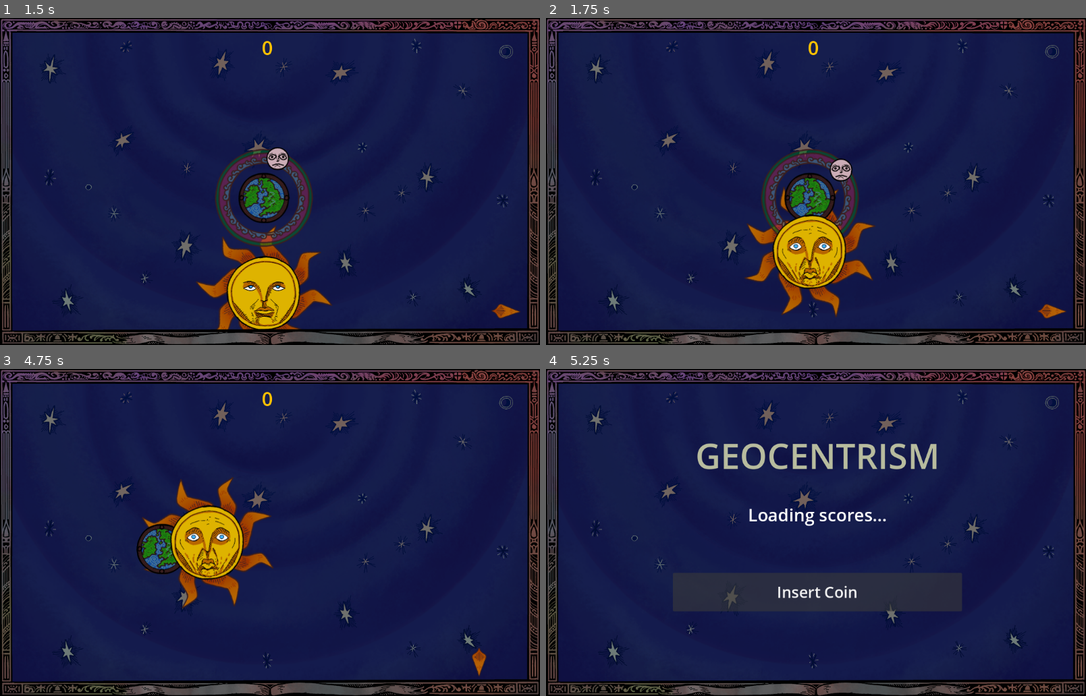
Above: before the commit, frames 1-4 (two rows, left to right).
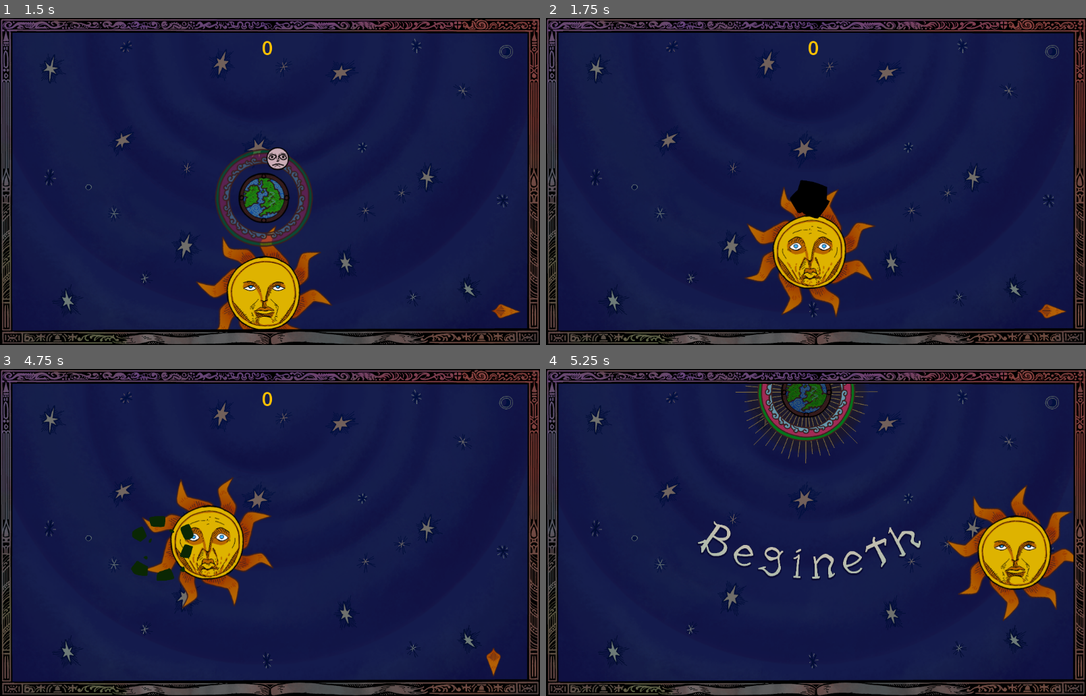
Above: after the commit, the same moments.

Repository: tfr8811/Geocentrism
Game: Godot game, scene res://addons/silent_wolf/Scores/Leaderboard.tscn
Same seed, same stepped clock (60 frames per second), same inputs: the game is played once before the commit and once after it.
Inputs (mouse positions are in pixels of both pictures, inside the frame that each line leads up to):
- Up to frame 1 (1.5 s): click "Insert Coin" at 0.5 s; click (264, 197) at 1.25 s
- Up to frame 2 (1.75 s): no input
- Up to frame 3 (4.75 s): move the mouse to (388, 516) at 2.02 s; press the mouse at (388, 516) at 2.03 s; release the mouse at (388, 516) at 2.75 s; click "Insert Coin" at 2.75 s; click (264, 548) at 3.5 s; move the mouse to (162, 548) at 4.27 s; click (162, 548) at 4.35 s
- Up to frame 4 (5.25 s): click (816, 591) at 5 s, where only the run after the commit has a clickable "Insert Coin"

Frame 1 is identical in both runs. In frame 2, 2.7% of the frame differs, in the area x 39-58%, y 40-67%; in frame 3, 1.6%; in frame 4, 11%, in the area x 28-98%, y 4-78%.

Commit message:
earth explosion
With improved pause for effect

Diff:
--- /dev/null
+++ b/Scenes/Characters/Allies/EarthExplosion.tscn
@@ -0,0 +1,37 @@
+[gd_scene load_steps=7 format=3 uid="uid://d4gjksr3o3dr4"]
+
+[ext_resource type="Texture2D" uid="uid://dsmuy1lyq3lkx" path="res://Assets/Sprites/Particles/MOON 01.png" id="1_urudk"]
+[ext_resource type="Texture2D" uid="uid://w664ap717wie" path="res://Assets/Sprites/Particles/MOON 02.png" id="2_8eylj"]
+[ext_resource type="Texture2D" uid="uid://12ean0kmkhnh" path="res://Assets/Sprites/Particles/MOON 03.png" id="3_chb4s"]
+[ext_resource type="Texture2D" uid="uid://7n5l6g0jo2vs" path="res://Assets/Sprites/Particles/MOON 04.png" id="4_847e8"]
+[ext_resource type="Script" uid="uid://b1awlc4tgvv0m" path="res://Scenes/Characters/Allies/moon_explosion.gd" id="5_kqoc5"]
+
+[sub_resource type="SpriteFrames" id="SpriteFrames_ybw80"]
+animations = [{
+"frames": [{
+"duration": 1.0,
+"texture": ExtResource("1_urudk")
+}, {
+"duration": 1.0,
+"texture": ExtResource("2_8eylj")
+}, {
+"duration": 1.0,
+"texture": ExtResource("3_chb4s")
+}, {
+"duration": 1.0,
+"texture": ExtResource("4_847e8")
+}],
+"loop": false,
+"name": &"default",
+"speed": 10.0
+}]
+
+[node name="EarthExplosion" type="AnimatedSprite2D"]
+modulate = Color(0.137255, 0.513726, 0.0588235, 1)
+z_index = 1
+scale = Vector2(0.5, 0.5)
+sprite_frames = SubResource("SpriteFrames_ybw80")
+script = ExtResource("5_kqoc5")
+earth = true
+
+[connection signal="animation_finished" from="." to="." method="_on_animation_finished"]
--- a/Scenes/Characters/Allies/moon_explosion.gd
+++ b/Scenes/Characters/Allies/moon_explosion.gd
@@ -1,5 +1,12 @@
 extends AnimatedSprite2D
+@export
+var earth = false
 func _ready() -> void:
 	play()
 func _on_animation_finished() -> void:
+	if (earth):
+		if (GlobalWorldState.Score > GlobalWorldState.GatekeeperScore):
+			get_tree().change_scene_to_file("res://Scenes/UI/NameEntry.tscn")
+		else:
+			get_tree().change_scene_to_file("res://addons/silent_wolf/Scores/Leaderboard.tscn")
 	queue_free()
--- a/Scenes/Characters/Allies/player.gd
+++ b/Scenes/Characters/Allies/player.gd
@@ -1,8 +1,8 @@
 extends Area2D
-var dead = false
 @export var moon: Node2D
 @export var rainbow: Sprite2D
 var moonExplosion = preload("res://Scenes/Characters/Allies/MoonExplosion.tscn")
+var earthExplosion = preload("res://Scenes/Characters/Allies/EarthExplosion.tscn")
 var freeze = 0.0
 func _ready() -> void:
 	GlobalWorldState.Player = self
@@ -10,11 +10,6 @@
 	GlobalWorldState.Score = 0
 func _process(delta: float) -> void:
 	if freeze > 0.0: freeze -= delta
-	elif dead:
-		if (GlobalWorldState.Score > GlobalWorldState.GatekeeperScore):
-			get_tree().change_scene_to_file("res://Scenes/UI/NameEntry.tscn")
-		else:
-			get_tree().change_scene_to_file("res://addons/silent_wolf/Scores/Leaderboard.tscn")
 func _physics_process(delta: float) -> void:
 	if freeze > 0:
 		return
@@ -31,7 +26,15 @@
 		position.y = 0
 func take_damage():
 	hitstun()
-	dead = true
+	# pause for effect
+	Engine.time_scale = 0.005  # Adjust for desired freeze intensity
+	await get_tree().create_timer(0.008).timeout
+	Engine.time_scale = 1.0  # Resume normal speed
+	# earth explosion
+	var iEarthExplostion = earthExplosion.instantiate()
+	get_parent().add_child(iEarthExplostion)
+	iEarthExplostion.global_position = global_position
+	queue_free()
 
 func hitstun():
 	freeze = 0.5
